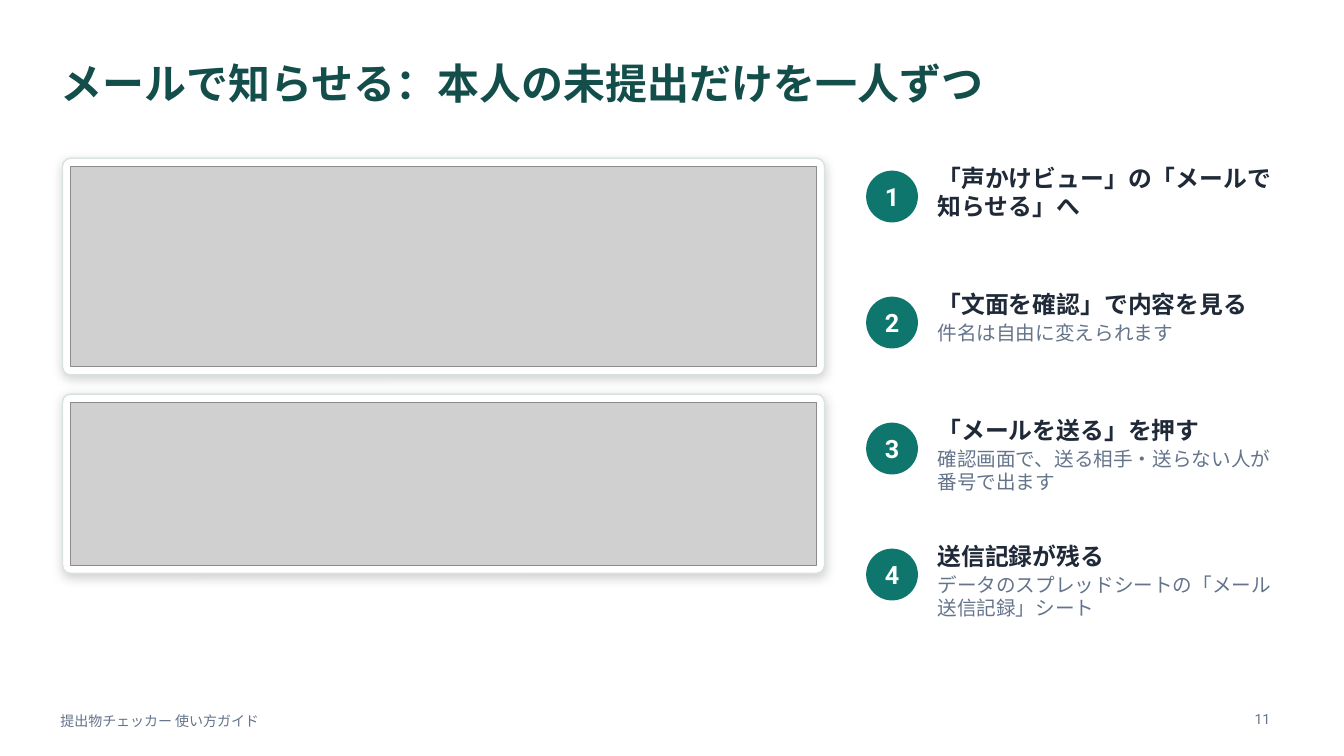
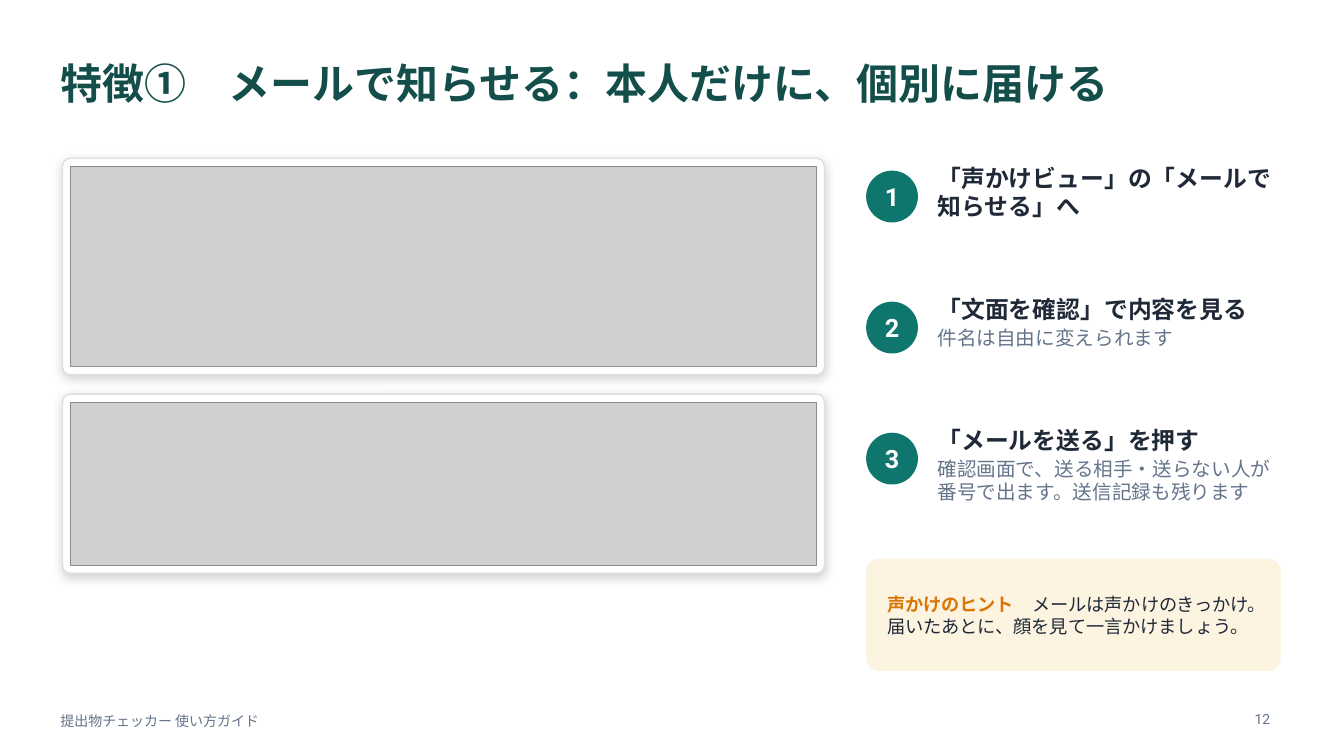
Before and after one commit to daharakazu-glitch/homework-checker, a slide deck: slide 12 of docs/提出物チェッカー_使い方ガイド.pptx (slide 11 before the commit). Drawn at 1344x756 pixels with LibreOffice and Linux fonts; fonts in the diff are those of the drawing; grey boxes stand for pictures. Boxes give left, top, right and bottom in pixels: in the first picture for what was removed or moved away, otherwise in the second. Text is boxed around its words. In the diff, an @@ line names an element or a change of style, - is before the commit and + after.

```diff
--- a/docs/提出物チェッカー_使い方ガイド.pptx
+++ b/docs/提出物チェッカー_使い方ガイド.pptx
@@ title at (60, 63, 1108, 103): text changed @@
-メールで知らせる：本人の未提出だけを一人ずつ
+特徴① メールで知らせる：本人だけに、個別に届ける
@@ text "「文面を確認」で内容を見る": place and size @@
-text "「文面を確認」で内容を見る" at (937, 292, 1247, 342)
+text "「文面を確認」で内容を見る" at (937, 297, 1247, 347)
@@ text "2": place and size @@
-text "2" at (885, 314, 899, 332)
+text "2" at (885, 319, 899, 337)
@@ ellipse: place and size @@
-ellipse at (867, 297, 918, 348)
+ellipse at (867, 302, 918, 353)
@@ text "3": place and size @@
-text "3" at (885, 440, 899, 459)
+text "3" at (885, 450, 899, 469)
@@ ellipse: place and size @@
-ellipse at (867, 423, 918, 474)
+ellipse at (867, 434, 918, 484)
@@ text "「メールを送る」を押す": place and size @@
-text "「メールを送る」を押す" at (937, 418, 1270, 491)
+text "「メールを送る」を押す" at (937, 428, 1270, 501)
@@ text at (937, 459, 1270, 501): text changed @@
-確認画面で、送る相手・送らない人が番号で出ます
+確認画面で、送る相手・送らない人が番号で出ます。送信記録も残ります
@@ ellipse removed at (867, 549, 918, 600) @@
@@ rounded rectangle added at (867, 560, 1280, 670), fill #FDF3E1, outline #FDF3E1 1 pt @@
@@ text removed at (885, 566, 899, 584) @@
-4
@@ text removed at (937, 544, 1271, 617) @@
-送信記録が残る
-データのスプレッドシートの「メール送信記録」シート
@@ text added at (887, 595, 1266, 635), 13 pt, text #1F2937 @@
+声かけのヒント メールは声かけのきっかけ。届いたあとに、顔を見て一言かけましょう。
@@ page number at (1255, 714, 1271, 724): text changed @@
-11
+12
```
Also in this commit, not shown: 7 other slides changed, 3 slides added, 2 slides removed, 3 other files.
